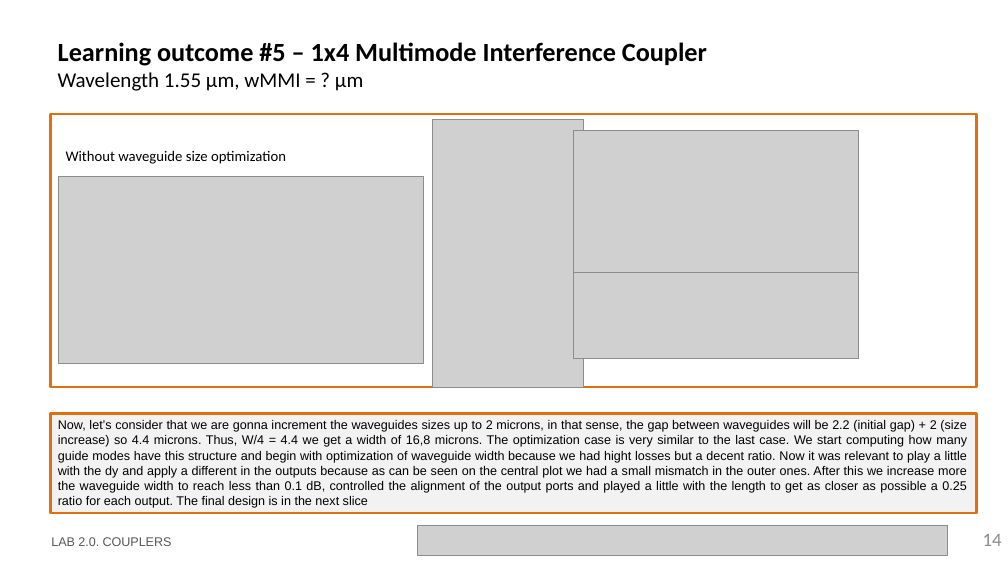
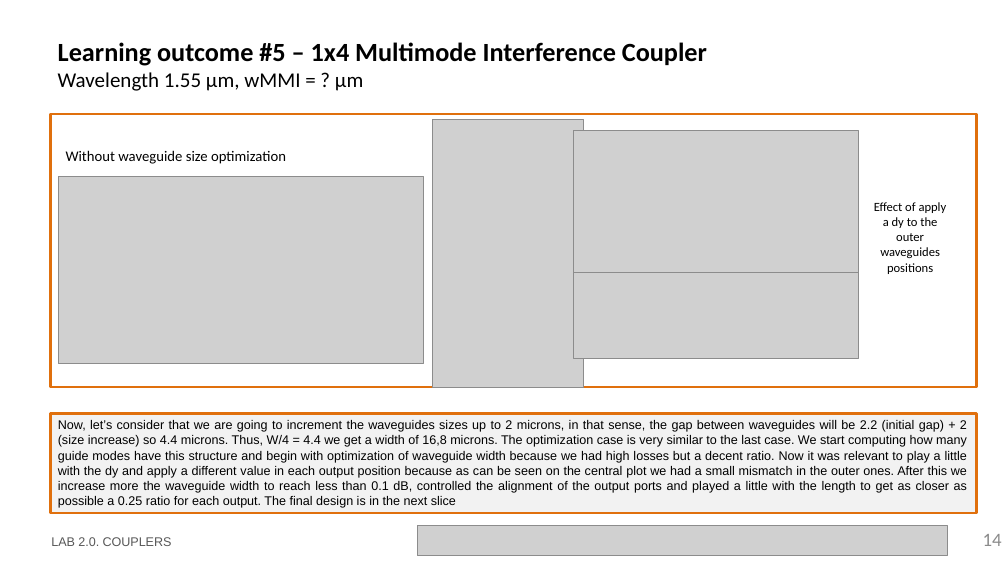
Before and after one commit to DBAEASE/pic-upv-lab2, a slide deck: slide 14 of LabBook_20.pptx. Drawn at 1008x567 pixels with LibreOffice and Linux fonts; fonts in the diff are those of the drawing; grey boxes stand for pictures; background and template pictures are left out. Boxes give left, top, right and bottom in pixels: in the first picture for what was removed or moved away, otherwise in the second. Text is boxed around its words. In the diff, an @@ line names an element or a change of style, - is before the commit and + after.

Commit message:
Finalizado Lab base

```diff
--- a/LabBook_20.pptx
+++ b/LabBook_20.pptx
@@ text added at (874, 202, 947, 274), 12 pt, text #000000 @@
+Effect of apply a dy to the outer waveguides positions
@@ text in rectangle at (58, 420, 967, 508): text changed @@
-Now, let’s consider that we are gonna increment the waveguides sizes up to 2 microns, in that sense, the gap between waveguides will be 2.2 (initial gap) + 2 (size increase) so 4.4 microns. Thus, W/4 = 4.4 we get a width of 16,8 microns. The optimization case is very similar to the last case. We start computing how many guide modes have this structure and begin with optimization of waveguide width because we had hight losses but a decent ratio. Now it was relevant to play a little with the dy and apply a different in the outputs because as can be seen on the central plot we had a small mismatch in the outer ones. After this we increase more the waveguide width to reach less than 0.1 dB, controlled the alignment of the output ports and played a little with the length to get as closer as possible a 0.25 ratio for each output. The final design is in the next slice
+Now, let’s consider that we are going to increment the waveguides sizes up to 2 microns, in that sense, the gap between waveguides will be 2.2 (initial gap) + 2 (size increase) so 4.4 microns. Thus, W/4 = 4.4 we get a width of 16,8 microns. The optimization case is very similar to the last case. We start computing how many guide modes have this structure and begin with optimization of waveguide width because we had high losses but a decent ratio. Now it was relevant to play a little with the dy and apply a different value in each output position because as can be seen on the central plot we had a small mismatch in the outer ones. After this we increase more the waveguide width to reach less than 0.1 dB, controlled the alignment of the output ports and played a little with the length to get as closer as possible a 0.25 ratio for each output. The final design is in the next slice
```
Also in this commit, not shown: 10 other slides changed, 2 slides added, 1 slide removed, 1 other file.
